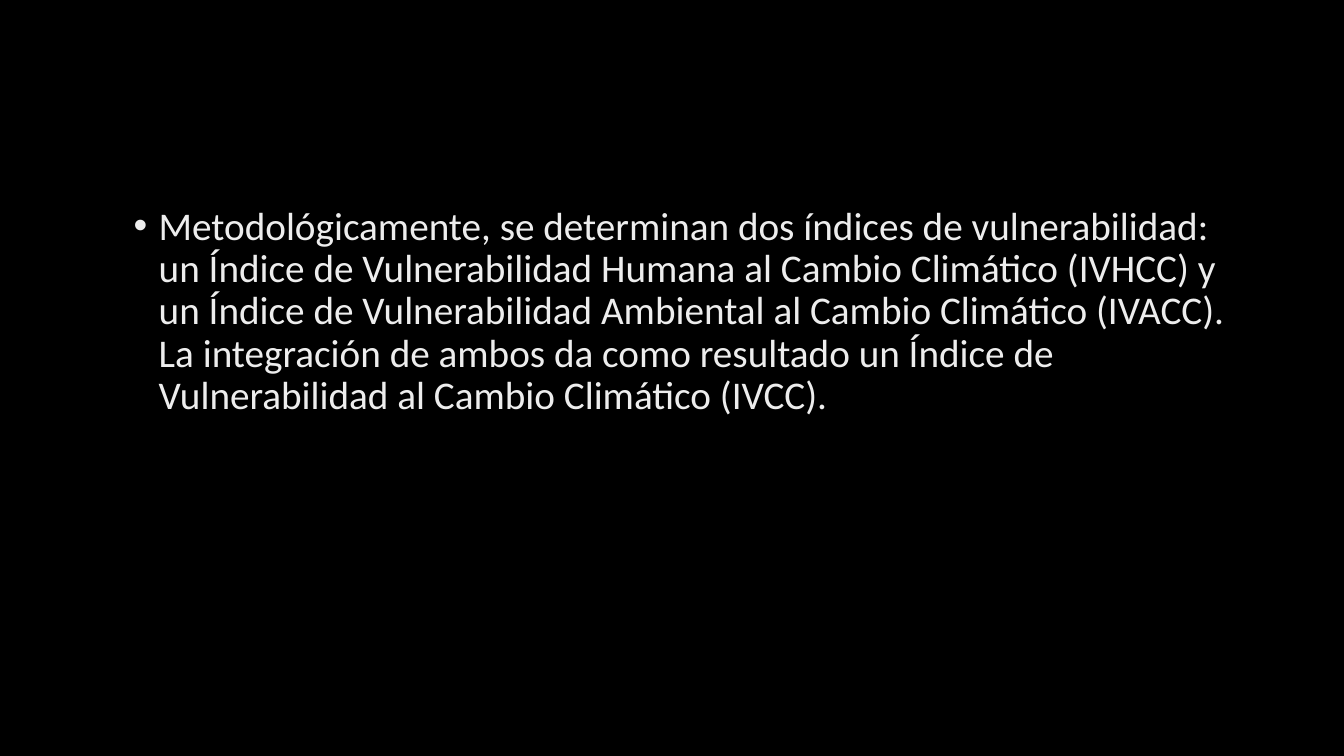
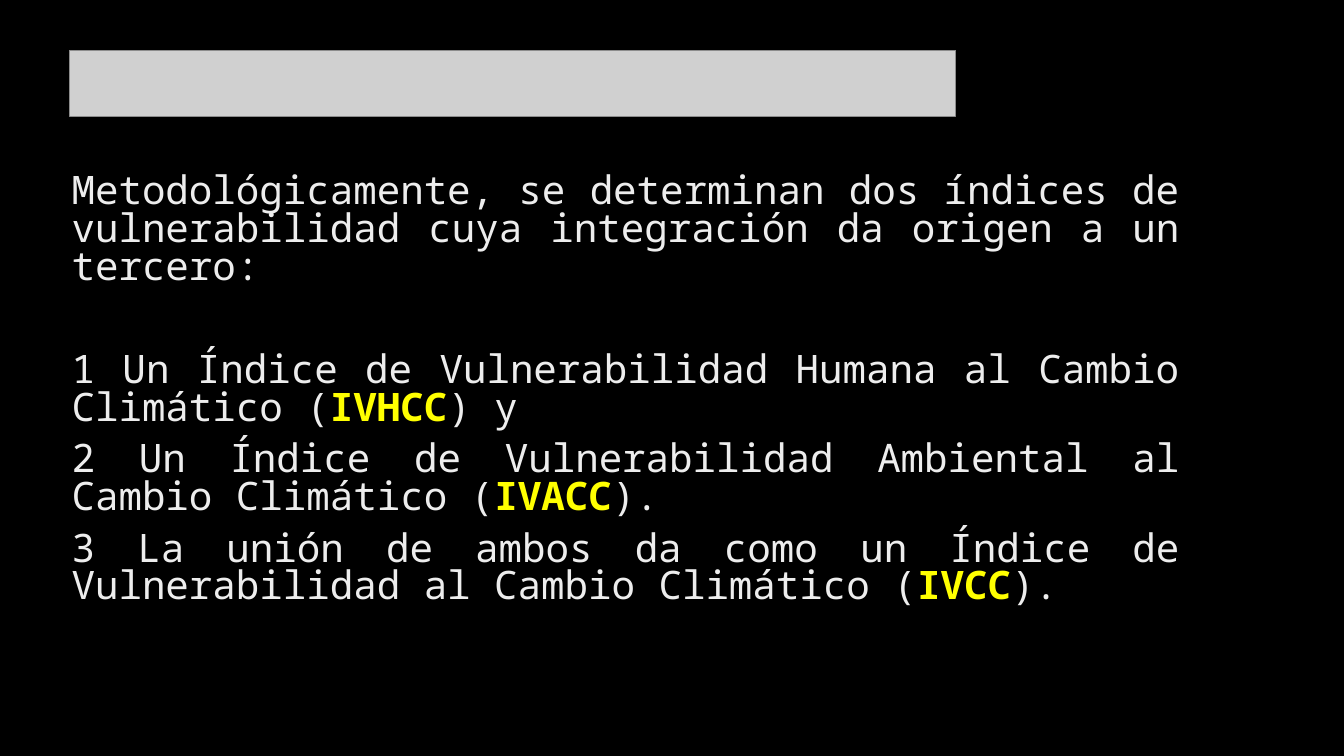
Before and after one commit to Sud-Austral/ds_indices, a slide deck: slide 7 of indices.pptx (slide 11 before the commit). Drawn at 1344x756 pixels with LibreOffice and Linux fonts; fonts in the diff are those of the drawing; grey boxes stand for pictures; background and template pictures are left out. Boxes give left, top, right and bottom in pixels: in the first picture for what was removed or moved away, otherwise in the second. Text is boxed around its words. In the diff, an @@ line names an element or a change of style, - is before the commit and + after.

```diff
--- a/indices.pptx
+++ b/indices.pptx
@@ picture added at bbox=[70, 50, 956, 116] @@
@@ text at bbox=[72, 174, 1179, 606]: text changed; font Calibri to Noto Sans Mono @@
-• Metodológicamente, se determinan dos índices de vulnerabilidad: un Índice de Vulnerabilidad Humana al Cambio Climático (IVHCC) y un Índice de Vulnerabilidad Ambiental al Cambio Climático (IVACC). La integración de ambos da como resultado un Índice de Vulnerabilidad al Cambio Climático (IVCC).
+Metodológicamente, se determinan dos índices de vulnerabilidad cuya integración da origen a un tercero:
+1 Un Índice de Vulnerabilidad Humana al Cambio Climático (IVHCC) y
+2 Un Índice de Vulnerabilidad Ambiental al Cambio Climático (IVACC).
+3 La unión de ambos da como un Índice de Vulnerabilidad al Cambio Climático (IVCC).
```
Also in this commit, not shown: 15 other slides changed, 13 slides added, 9 slides removed.
